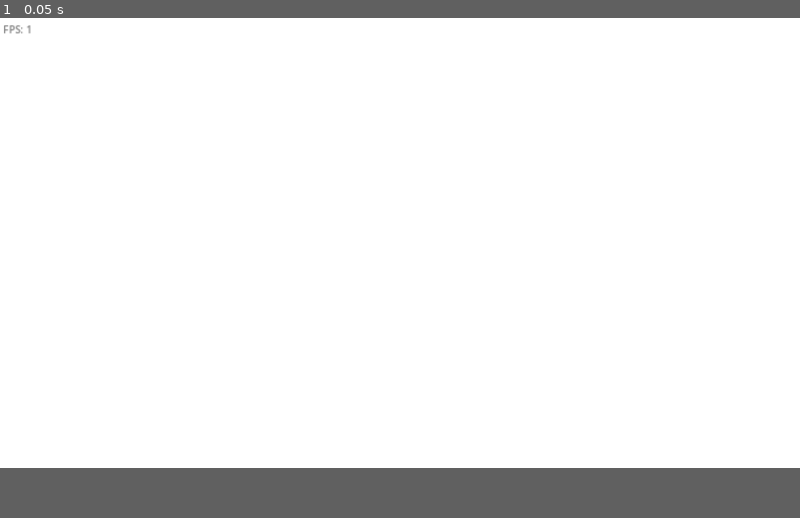
Above: before the commit, frame 1.
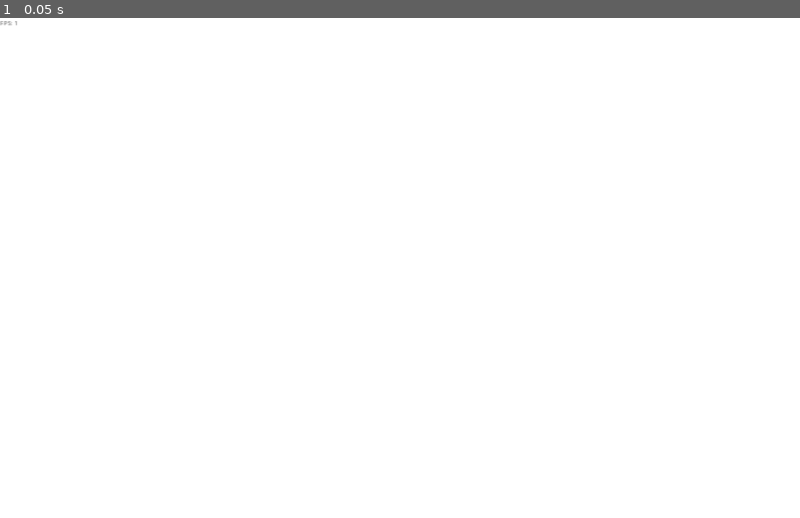
Above: after the commit, the same moment.

Repository: jfakult/particle_system
Game: Godot game, scene res://particle_system.tscn
Two runs of this game, one before a commit and one after it. Both use one fixed random seed, a clock stepped at 60 frames per second and the inputs below.
Inputs:
- Up to frame 1 (0.05 s): no input
In our replay, the window is 800x450 before the commit and 800x500 after it. These sizes can differ from the game's own. Grey fills any space a smaller window leaves; there, only what the larger window draws over its background counts as a difference.

The runs differ from the first frame. In frame 1, less than 0.1% of the frame differs, in the area x 0-4%, y 0-4%.
Error before the commit: Attempt to call function 'texture_create' in base 'null instance' on a null instance. (res://slime_mold.gd:130)
Error after the commit: Attempt to call function 'texture_create' in base 'null instance' on a null instance. (res://slime_mold.gd:129)

Commit message:
Looks like bacteria

Diff:
--- /dev/null
+++ b/game_settings.gd
@@ -0,0 +1,20 @@
+extends Node
+
+var slime_settings: SlimeSettings = SlimeSettings.new()
+
+var num_agents: int = slime_settings.num_agents
+var trail_weight: float = slime_settings.trail_weight
+var decay_rate: float = slime_settings.decay_rate
+var diffuse_rate: float = slime_settings.diffuse_rate
+var move_speed: float = slime_settings.species_settings[0].move_speed
+var turn_speed: float = slime_settings.species_settings[0].turn_speed
+var random_steer_strength: float = slime_settings.species_settings[0].random_steer_strength
+var sensor_angle_spacing: float = slime_settings.species_settings[0].sensor_angle_spacing
+var sensor_offset_dst: float = slime_settings.species_settings[0].sensor_offset_dst
+var sensor_size: int = slime_settings.species_settings[0].sensor_size
+var colour: Vector4 = slime_settings.species_settings[0].colour
+
+func update_settings():
+    var species_settings = SpeciesSettings.new(move_speed, turn_speed, random_steer_strength, sensor_angle_spacing, sensor_offset_dst, sensor_size, colour)
+    var species_settings_list : Array[SpeciesSettings] = [species_settings]
+    slime_settings = SlimeSettings.new(slime_settings.steps_per_frame, slime_settings.width, slime_settings.height, num_agents, slime_settings.spawn_mode, trail_weight, decay_rate, diffuse_rate, species_settings_list)
--- a/particle_system.tscn
+++ b/particle_system.tscn
@@ -11,17 +11,16 @@
 
 [node name="FPS_Label" type="Label" parent="."]
 z_index = 1
-offset_left = 5.0
-offset_top = 7.0
-offset_right = 45.0
-offset_bottom = 30.0
+offset_right = 40.0
+offset_bottom = 23.0
 theme_override_colors/font_color = Color(0.475537, 0.475537, 0.475537, 1)
+theme_override_font_sizes/font_size = 10
 text = "test"
 script = ExtResource("3_i23t8")
 
 [node name="SlimeMold" type="ColorRect" parent="."]
 material = SubResource("ShaderMaterial_638ch")
 offset_right = 1280.0
-offset_bottom = 720.0
+offset_bottom = 800.0
 color = Color(0.560901, 0.309025, 0.387433, 1)
 script = ExtResource("2_66wie")
--- a/project.godot
+++ b/project.godot
@@ -16,6 +16,10 @@
 run/max_fps=240
 config/icon="res://icon.svg"
 
+[autoload]
+
+GameSettings="*res://game_settings.gd"
+
 [debug]
 
 settings/stdout/print_fps=true
@@ -23,7 +27,7 @@
 [display]
 
 window/size/viewport_width=1280
-window/size/viewport_height=720
+window/size/viewport_height=800
 window/size/mode=3
 window/size/resizable=false
 window/stretch/mode="canvas_items"
--- a/slime_mold.gd
+++ b/slime_mold.gd
@@ -1,8 +1,7 @@
 extends ColorRect
 
 var show_agents_only = false
-
-@export var slime_settings: SlimeSettings = SlimeSettings.new()
+#var GameSettings = preload("res://path_to_your_GameSettings.gd").new()
 
 var trail_map: ImageTexture
 var diffused_trail_map: ImageTexture
@@ -59,36 +58,36 @@
 func init_agents():
 	var agents = []
 	# Initialize agents
-	var center = Vector2(slime_settings.width / 2.0, slime_settings.height / 2.0)
-	for i in range(slime_settings.num_agents):
+	var center = Vector2(GameSettings.slime_settings.width / 2.0, GameSettings.slime_settings.height / 2.0)
+	for i in range(GameSettings.slime_settings.num_agents):
 		var start_pos = Vector2()
 		var random_angle : float = randf() * PI * 2
 		var angle : float = 0.0
 
-		match slime_settings.spawn_mode:
-			slime_settings.SpawnMode.POINT:
+		match GameSettings.slime_settings.spawn_mode:
+			GameSettings.slime_settings.SpawnMode.POINT:
 				start_pos = center
 				angle = random_angle
-			slime_settings.SpawnMode.RANDOM:
-				start_pos = Vector2(randi() % slime_settings.width, randi() % slime_settings.height)
+			GameSettings.slime_settings.SpawnMode.RANDOM:
+				start_pos = Vector2(randi() % GameSettings.slime_settings.width, randi() % GameSettings.slime_settings.height)
 				angle = random_angle
-			slime_settings.SpawnMode.INWARD_CIRCLE:
-				start_pos = center + (Vector2(randf() - 0.5, randf() - 0.5)) * Vector2(randf(), randf()).normalized() * (slime_settings.height / 2.0)
+			GameSettings.slime_settings.SpawnMode.INWARD_CIRCLE:
+				start_pos = center + (Vector2(randf() - 0.5, randf() - 0.5)) * Vector2(randf(), randf()).normalized() * (GameSettings.slime_settings.height / 2.0)
 				angle = (center - start_pos).angle()
-			slime_settings.SpawnMode.INWARD_SQUARE:
-				start_pos = center + (Vector2(randf() - 0.5, randf() - 0.5)) * (slime_settings.height / 2.0)
+			GameSettings.slime_settings.SpawnMode.INWARD_SQUARE:
+				start_pos = center + (Vector2(randf() - 0.5, randf() - 0.5)) * (GameSettings.slime_settings.height / 2.0)
 				angle = (center - start_pos).angle()
-			slime_settings.SpawnMode.RANDOM_CIRCLE:
-				start_pos = center + Vector2(randf(), randf()).normalized() * slime_settings.height * 0.15
+			GameSettings.slime_settings.SpawnMode.RANDOM_CIRCLE:
+				start_pos = center + Vector2(randf(), randf()).normalized() * GameSettings.slime_settings.height * 0.15
 				angle = random_angle
 
 		# Randomly assign species
-		var num_species = slime_settings.species_settings.size()
+		var num_species = GameSettings.slime_settings.species_settings.size()
 		var species_index : int = 0
 		var species_mask : Vector4 = Vector4.ONE
 
 		if num_species == 1:
-			species_mask = slime_settings.species_settings[0].colour
+			species_mask = GameSettings.slime_settings.species_settings[0].colour
 		elif num_species > 1:
 			species_index = randi() % num_species
 			if species_index == 0:
@@ -120,19 +119,19 @@
 	# Create render textures
 	# https://github.com/godotengine/godot-docs/issues/4834
 	var fmt = RDTextureFormat.new()
-	fmt.width = slime_settings.width
-	fmt.height = slime_settings.height
+	fmt.width = GameSettings.slime_settings.width
+	fmt.height = GameSettings.slime_settings.height
 	fmt.format = RenderingDevice.DATA_FORMAT_R32G32B32A32_SFLOAT
 	fmt.usage_bits = RenderingDevice.TEXTURE_USAGE_STORAGE_BIT + RenderingDevice.TEXTURE_USAGE_CAN_UPDATE_BIT + RenderingDevice.TEXTURE_USAGE_CAN_COPY_FROM_BIT
 
-	trail_map_image = Image.create(slime_settings.width, slime_settings.height, false, Image.FORMAT_RGBAF)
+	trail_map_image = Image.create(GameSettings.slime_settings.width, GameSettings.slime_settings.height, false, Image.FORMAT_RGBAF)
 	trail_map_image.fill(Color(0.0, 0.0, 0.0, 1))
 	trail_map_texture = rd.texture_create(fmt, RDTextureView.new(), [trail_map_image.get_data()])
 
-	var diffused_trail_image : Image = Image.create(slime_settings.width, slime_settings.height, false, Image.FORMAT_RGBAF)
+	var diffused_trail_image : Image = Image.create(GameSettings.slime_settings.width, GameSettings.slime_settings.height, false, Image.FORMAT_RGBAF)
 	diffused_trail_map = ImageTexture.create_from_image(diffused_trail_image)
 
-	var display_image : Image = Image.create(slime_settings.width, slime_settings.height, false, Image.FORMAT_RGBAF)
+	var display_image : Image = Image.create(GameSettings.slime_settings.width, GameSettings.slime_settings.height, false, Image.FORMAT_RGBAF)
 	display_texture = ImageTexture.create_from_image(display_image)
 
 	var shader_file = load("res://slime.glsl")
@@ -161,30 +160,18 @@
 	#print(first_agent_pos, second_agent_pos)
 
 
-	var species_settings_list = []
-	for species in slime_settings.species_settings:
-		species_settings_list.append(species.move_speed)
-		species_settings_list.append(species.turn_speed)
-		species_settings_list.append(species.sensor_angle_spacing)
-		species_settings_list.append(species.sensor_offset_dst)
-		species_settings_list.append(species.sensor_size)
-		species_settings_list.append(species.colour)
-
-	var species_buffer = pack_array(species_settings_list)
-	species_uniform = build_shader_buffer(species_buffer, RenderingDevice.UNIFORM_TYPE_STORAGE_BUFFER, 1)
-
 	# Trail map
 	trail_map_uniform = build_shader_buffer(trail_map_texture, RenderingDevice.UNIFORM_TYPE_IMAGE, 2)
 	# update into the shader
 	rd.texture_update(trail_map_texture, 0, trail_map_image.get_data())
 
 	# Screen size
-	var screen_size_data = [slime_settings.width, slime_settings.height]
+	var screen_size_data = [GameSettings.slime_settings.width, GameSettings.slime_settings.height]
 	var screen_size_buffer = pack_array(screen_size_data)
 	screen_size_uniform = build_shader_buffer(screen_size_buffer, RenderingDevice.UNIFORM_TYPE_STORAGE_BUFFER, 3)
 
 	# Create a buffer for all float values
-	var float_data = [slime_settings.trail_weight, 0.0, slime_settings.num_agents]
+	var float_data = [GameSettings.slime_settings.trail_weight, 0.0, GameSettings.slime_settings.num_agents]
 	var float_buffer = pack_array(float_data)
 	floats_uniform = build_shader_buffer(float_buffer, RenderingDevice.UNIFORM_TYPE_STORAGE_BUFFER, 4)
 
@@ -196,10 +183,10 @@
 	#rd.compute_list_bind_compute_pipeline(compute_list, agents_pipeline)
 	#rd.compute_list_bind_compute_pipeline(compute_list, diffuse_pipeline)
 
-	var old_trail_weight = slime_settings.trail_weight
-	slime_settings.trail_weight = 255.0
+	var old_trail_weight = GameSettings.slime_settings.trail_weight
+	GameSettings.slime_settings.trail_weight = 255.0
 	run_simulation(1 / 60.0)
-	slime_settings.trail_weight = old_trail_weight
+	GameSettings.slime_settings.trail_weight = old_trail_weight
 
 # Main simulation loop
 func _process(delta: float):
@@ -207,16 +194,28 @@
 	if Time.get_ticks_msec() < 3000:
 		return
 
-	for i in range(slime_settings.steps_per_frame):
+	GameSettings.update_settings()
+
+	for i in range(GameSettings.slime_settings.steps_per_frame):
 		run_simulation(delta)
-
-	# Update the display texture
-
 
 # Run a single step of the simulation
 func run_simulation(delta: float):
+	var species_settings_list = []
+	for species in GameSettings.slime_settings.species_settings:
+		species_settings_list.append(species.move_speed)
+		species_settings_list.append(species.turn_speed)
+		species_settings_list.append(species.random_steer_strength)
+		species_settings_list.append(species.sensor_angle_spacing)
+		species_settings_list.append(species.sensor_offset_dst)
+		species_settings_list.append(species.sensor_size)
+		species_settings_list.append(species.colour)
+
+	var species_buffer = pack_array(species_settings_list)
+	species_uniform = build_shader_buffer(species_buffer, RenderingDevice.UNIFORM_TYPE_STORAGE_BUFFER, 1)
+
 	# Update delta time uniform
-	var float_data = [slime_settings.trail_weight, delta, slime_settings.diffuse_rate, slime_settings.decay_rate, slime_settings.num_agents]
+	var float_data = [GameSettings.slime_settings.trail_weight, delta, GameSettings.slime_settings.diffuse_rate, GameSettings.slime_settings.decay_rate, GameSettings.slime_settings.num_agents]
 	var float_buffer = pack_array(float_data)
 	floats_uniform = build_shader_buffer(float_buffer, RenderingDevice.UNIFORM_TYPE_STORAGE_BUFFER, 4)
 
@@ -246,7 +245,7 @@
 
 	rd.compute_list_bind_uniform_set(compute_list, uniform_set, 0)
 	rd.compute_list_bind_compute_pipeline(compute_list, agents_pipeline)
-	rd.compute_list_dispatch(compute_list, ceil(slime_settings.num_agents / 128.0), 1, 1)
+	rd.compute_list_dispatch(compute_list, ceil(GameSettings.slime_settings.num_agents / 128.0), 1, 1)
 
 	rd.compute_list_end()
 
@@ -258,22 +257,23 @@
 
 	rd.compute_list_bind_uniform_set(compute_list, uniform_set2, 0)
 	rd.compute_list_bind_compute_pipeline(compute_list, diffuse_pipeline)
-	rd.compute_list_dispatch(compute_list, ceil(slime_settings.width / 16.0), ceil(slime_settings.height / 16.0), 1)
+	rd.compute_list_dispatch(compute_list, ceil(GameSettings.slime_settings.width / 16.0), ceil(GameSettings.slime_settings.height / 16.0), 1)
 
 	rd.compute_list_end()
 
 	# Submit to GPU and wait for sync
 	rd.submit()
 	rd.sync()
-
-	# Read the texture and send it to the colorRect's shader for display
-	var byte_data = rd.texture_get_data(trail_map_texture, 0)
-	var image = Image.create_from_data(slime_settings.width, slime_settings.height, false, Image.FORMAT_RGBAF, byte_data)
-	var image_texture = ImageTexture.create_from_image(image)
-	material.set_shader_parameter("trail_map", image_texture)
 
 
 	#var agent_byte_data = rd.buffer_get_data(shader_agents_buffer)
 	#var first_agent_pos : Vector2 = Vector2(agent_byte_data.decode_float(0), agent_byte_data.decode_float(4))
 	#var second_agent_pos : Vector2 = Vector2(agent_byte_data.decode_float(32), agent_byte_data.decode_float(36))
 	#print(first_agent_pos, second_agent_pos)
+
+
+	# Read the texture and send it to the colorRect's shader for display
+	var byte_data = rd.texture_get_data(trail_map_texture, 0)
+	var image = Image.create_from_data(GameSettings.slime_settings.width, GameSettings.slime_settings.height, false, Image.FORMAT_RGBAF, byte_data)
+	var image_texture = ImageTexture.create_from_image(image)
+	material.set_shader_parameter("trail_map", image_texture)
--- a/slime_settings.gd
+++ b/slime_settings.gd
@@ -1,5 +1,5 @@
 # SlimeSettings.gd
-class_name SlimeSettings extends Node2D
+class_name SlimeSettings extends Resource
 
 # Simulation Settings
 var steps_per_frame: int
@@ -20,8 +20,8 @@
 var species_settings: Array[SpeciesSettings]
 
 func _init(_steps_per_frame: int = 1, _width: int = 1280, _height: int = 720, _num_agents: int = 100000,
-           _spawn_mode: int = SpawnMode.INWARD_CIRCLE, _trail_weight: float = 1.0, _decay_rate: float = 0.995,
-           _diffuse_rate: float = 10.0, _species_settings: Array[SpeciesSettings] = [SpeciesSettings.new()]):
+           _spawn_mode: int = SpawnMode.RANDOM, _trail_weight: float = 0.6, _decay_rate: float = 0.94,
+           _diffuse_rate: float = 20.0, _species_settings: Array[SpeciesSettings] = [SpeciesSettings.new()]):
     steps_per_frame = _steps_per_frame
     width = _width
     height = _height
--- a/species_settings.gd
+++ b/species_settings.gd
@@ -1,9 +1,12 @@
 # SpeciesSettings.gd
 class_name SpeciesSettings extends Resource
+
+@export
 
 # Movement Settings
 var move_speed: float
 var turn_speed: float
+var random_steer_strength: float
 
 # Sensor Settings
 var sensor_angle_spacing: float
@@ -17,10 +20,11 @@
 '''
 move_speed : turn_speed ~= 100 : 1.5
 '''
-func _init(_move_speed: float = 100.0, _turn_speed: float = 1.2, _sensor_angle_spacing: float = PI / 6,
+func _init(_move_speed: float = 100.0, _turn_speed: float = 3.6, _random_steer_strength: float = 3.0, _sensor_angle_spacing: float = PI / 6,
            _sensor_offset_dst: float = 3.0, _sensor_size: int = 2, _colour: Vector4 = Vector4(0.6, 0.5, 1, 1)):
     move_speed = _move_speed
     turn_speed = _turn_speed
+    random_steer_strength = _random_steer_strength
     sensor_angle_spacing = _sensor_angle_spacing
     sensor_offset_dst = _sensor_offset_dst
     sensor_size = _sensor_size
Not shown, changed: slime.glsl
